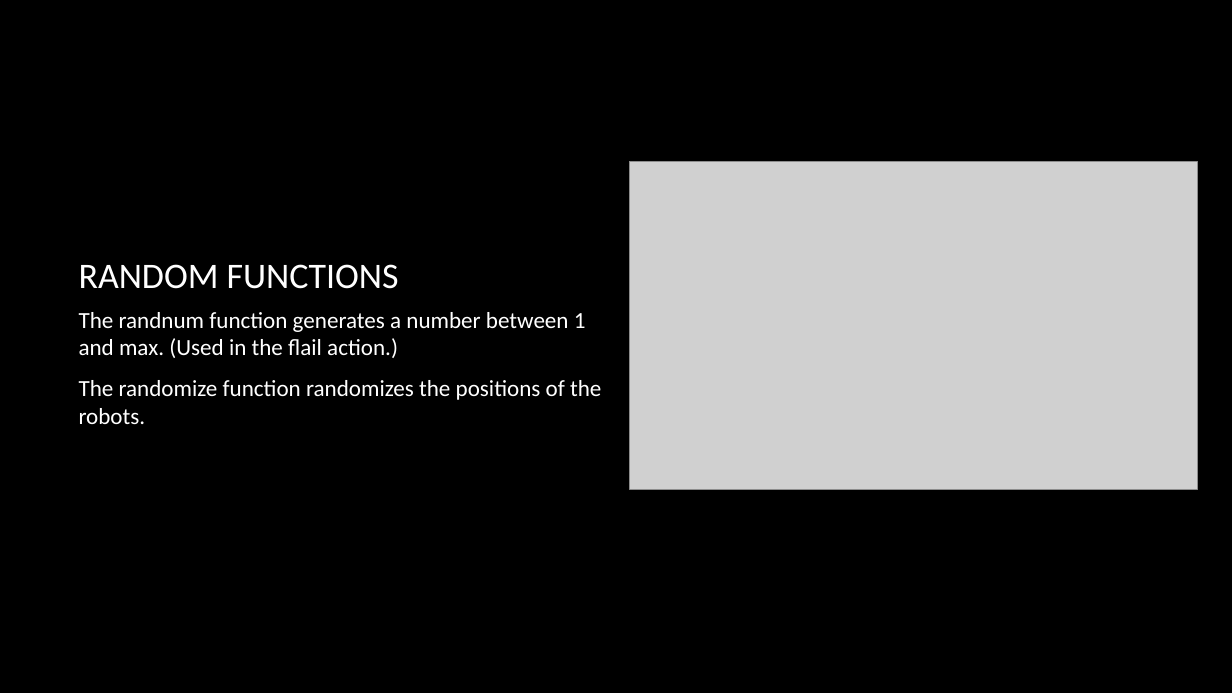
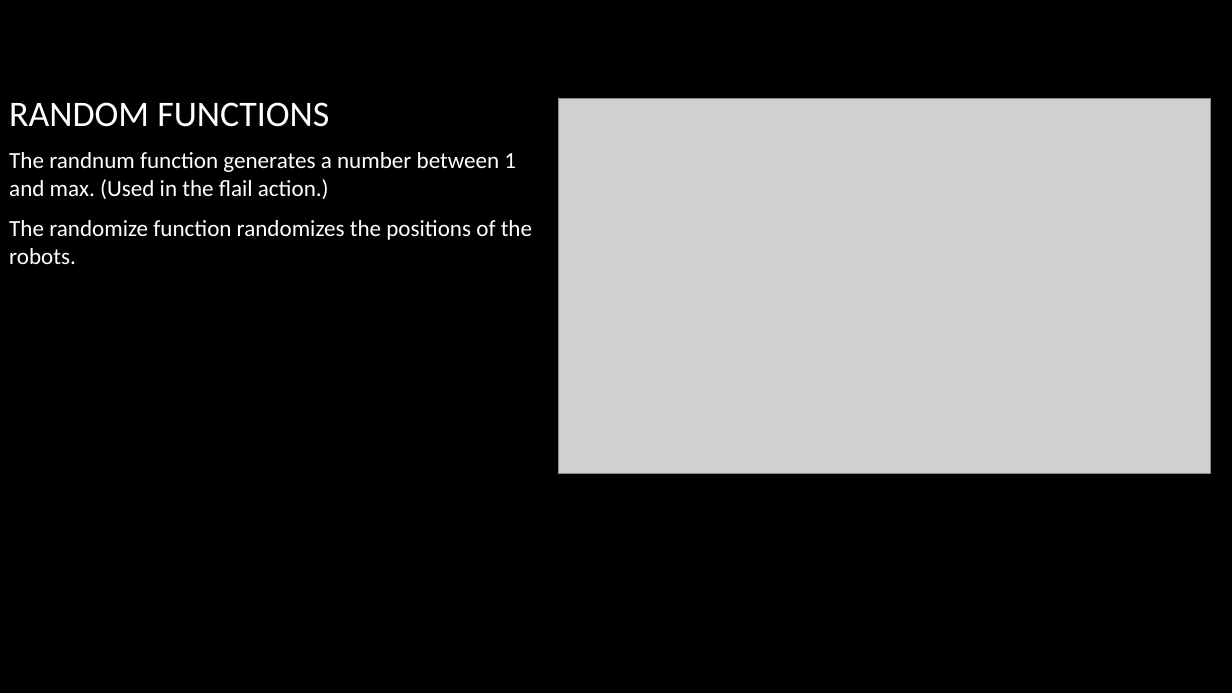
Before and after one commit to Quigmodacon/GraphicsFeverDream, a slide deck: slide 10 of JonathanHansen-Assignment2.pptx (slide 9 before the commit). Drawn at 1232x693 pixels with LibreOffice and Linux fonts; fonts in the diff are those of the drawing; grey boxes stand for pictures; background and template pictures are left out. Boxes give left, top, right and bottom in pixels: in the first picture for what was removed or moved away, otherwise in the second. Text is boxed around its words. In the diff, an @@ line names an element or a change of style, - is before the commit and + after.

```diff
--- a/JonathanHansen-Assignment2.pptx
+++ b/JonathanHansen-Assignment2.pptx
@@ title "RANDOM FUNCTIONS" moved from (x1=79, y1=264, x2=399, y2=289) to (x1=9, y1=102, x2=329, y2=127) @@
@@ picture resized from (x1=629, y1=162, x2=1198, y2=489) to (x1=559, y1=98, x2=1212, y2=474) @@
@@ text "The randnum function generates a ..." moved from (x1=79, y1=312, x2=601, y2=424) to (x1=9, y1=152, x2=532, y2=264) @@
```
Also in this commit, not shown: 8 other slides changed, 1 slide added.
